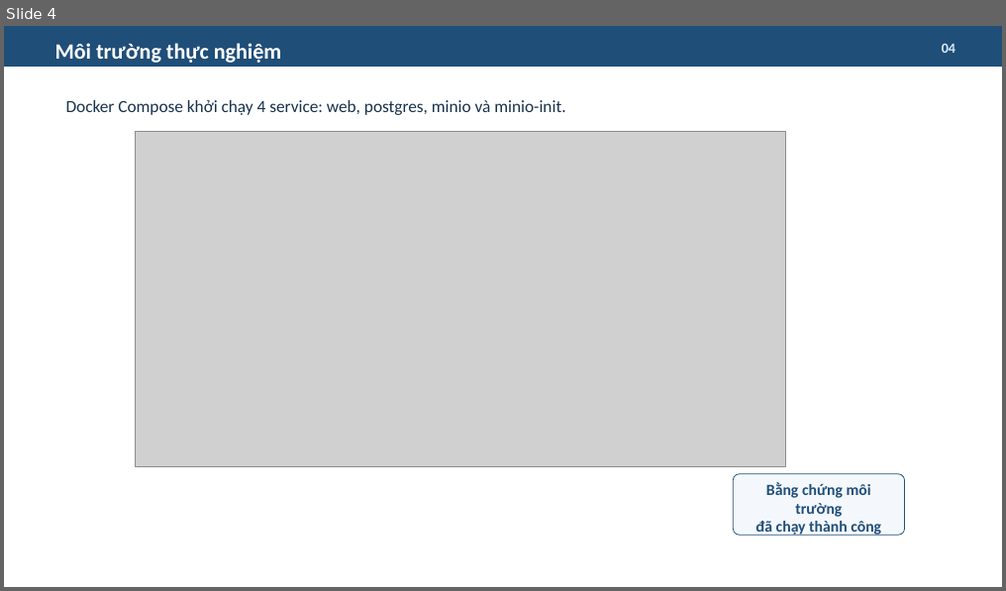
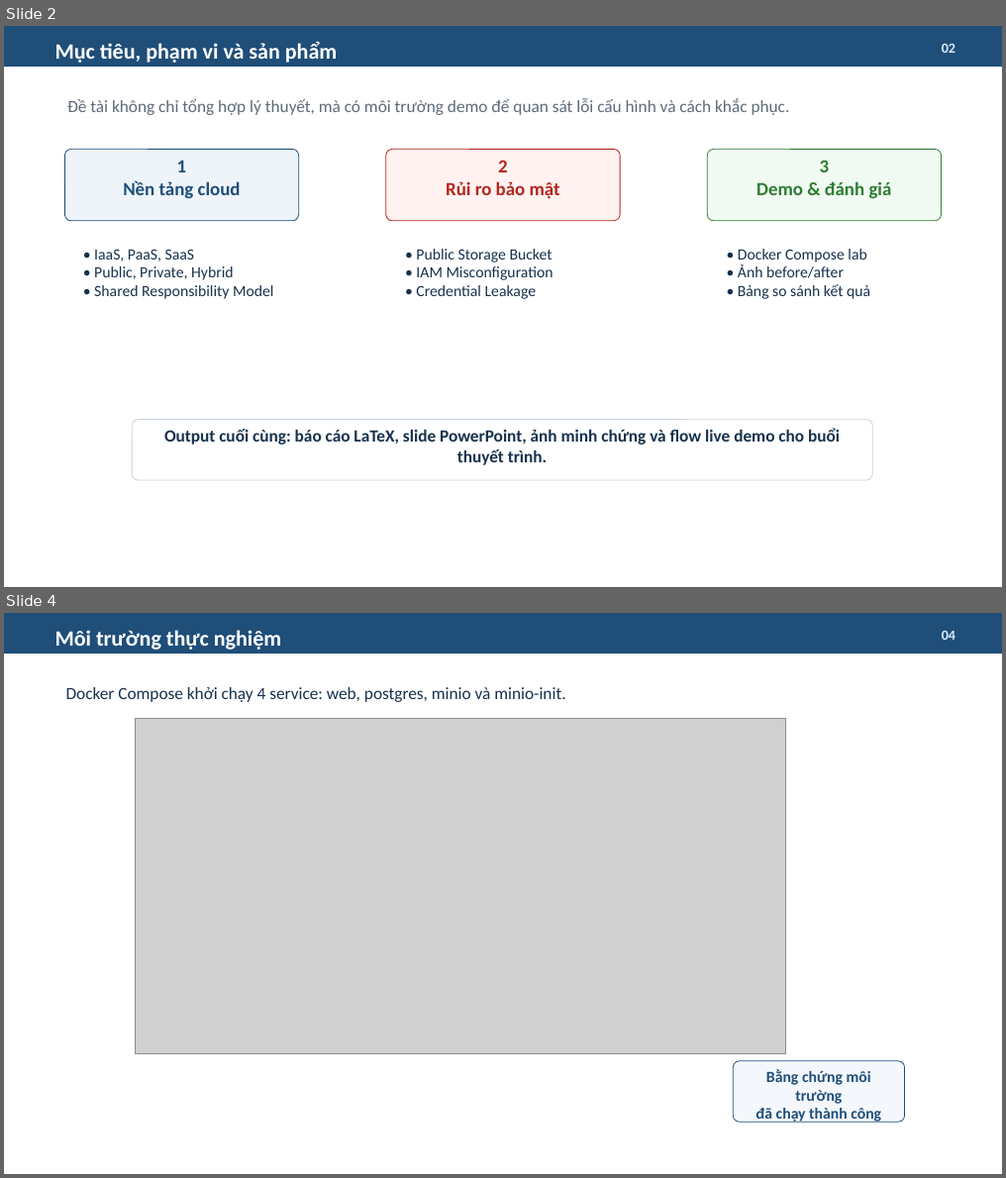
Before and after one commit to DDBanggg/cloud-security-misconfig-demo, a slide deck: slide/NMATTT_Cloud_Security_Demo.pptx. Shown one above the other, each under a label of ours: slide 4 before the commit, slides 2 and 4 after it; the slides between them are not shown. The pictures are 1006x591 and 1006x1178 pixels, drawn with LibreOffice and Linux fonts; fonts in the diff are those of the drawing; grey boxes stand for pictures. Boxes give left, top, right and bottom in pixels: in the first picture for what was removed or moved away, otherwise in the second. Text is boxed around its words. In the diff, an @@ line names an element or a change of style, - is before the commit and + after.

```diff
--- a/slide/NMATTT_Cloud_Security_Demo.pptx
+++ b/slide/NMATTT_Cloud_Security_Demo.pptx
@@ slide 2 added at bbox=[4, 26, 1002, 587], background #FFFFFF @@
@@ rectangle added at bbox=[4, 26, 1002, 67], fill #1F4E79, outline #1F4E79 0 pt @@
@@ text added at bbox=[55, 41, 337, 63], 21 pt, text #FFFFFF, bold @@
+Mục tiêu, phạm vi và sản phẩm
@@ text added at bbox=[942, 43, 955, 53], 13.5 pt, text #D9EAF7, bold @@
+02
@@ text added at bbox=[67, 98, 790, 115], 16.5 pt, text #5F6B7A @@
+Đề tài không chỉ tổng hợp lý thuyết, mà có môi trường demo để quan sát lỗi cấu hình và cách khắc phục.
@@ rounded rectangle added at bbox=[64, 150, 298, 221], fill #EEF4FA, outline #1F4E79 0.75 pt, 18 pt, text #1F4E79, bold @@
+1
+Nền tảng cloud
@@ rounded rectangle added at bbox=[386, 150, 620, 221], fill #FFF2F0, outline #B3261E 0.75 pt, 18 pt, text #B3261E, bold @@
+2
+Rủi ro bảo mật
@@ rounded rectangle added at bbox=[708, 150, 942, 221], fill #F1FAF3, outline #2E7D32 0.75 pt, 18 pt, text #2E7D32, bold @@
+3
+Demo & đánh giá
@@ text added at bbox=[94, 249, 273, 299], 15 pt, text #17324D @@
+• IaaS, PaaS, SaaS
+• Public, Private, Hybrid
+• Shared Responsibility Model
@@ text added at bbox=[416, 249, 553, 299], 15 pt, text #17324D @@
+• Public Storage Bucket
+• IAM Misconfiguration
+• Credential Leakage
@@ text added at bbox=[738, 249, 870, 299], 15 pt, text #17324D @@
+• Docker Compose lab
+• Ảnh before/after
+• Bảng so sánh kết quả
@@ rounded rectangle added at bbox=[132, 420, 873, 480], fill #FFFFFF, outline #C8D3E0 0.75 pt, 16.5 pt, text #17324D, bold @@
+Output cuối cùng: báo cáo LaTeX, slide PowerPoint, ảnh minh chứng và flow live demo cho buổi thuyết trình.
```
Also in this commit, not shown: 2 slides changed, 1 slide removed, 21 other files.
